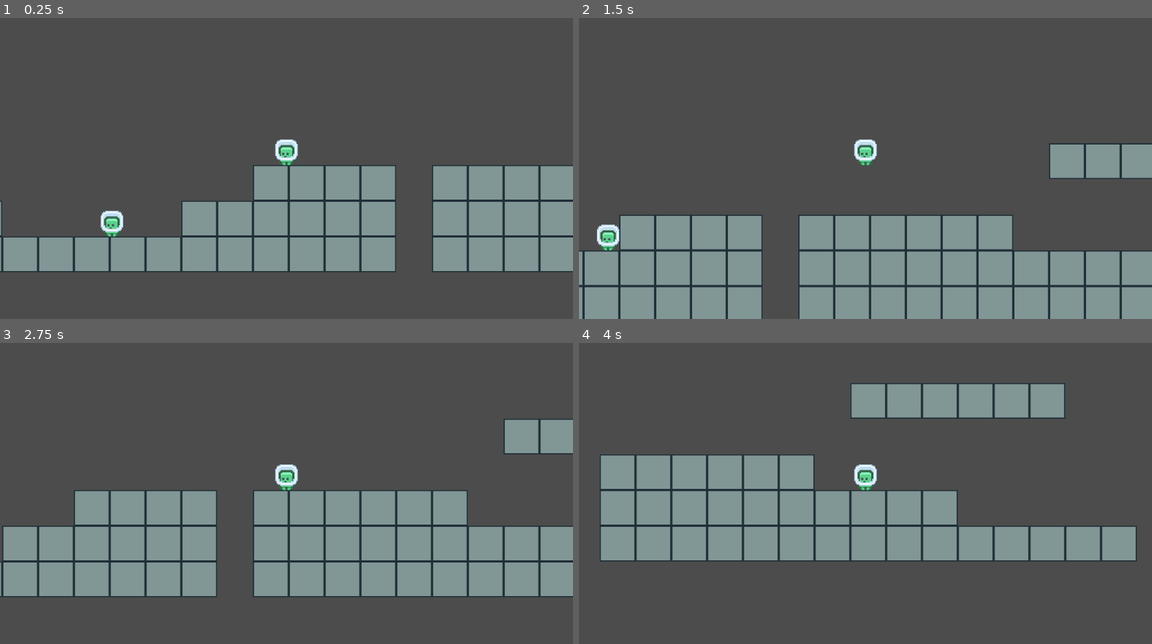
Above: before the commit, frames 1-4 (two rows, left to right).
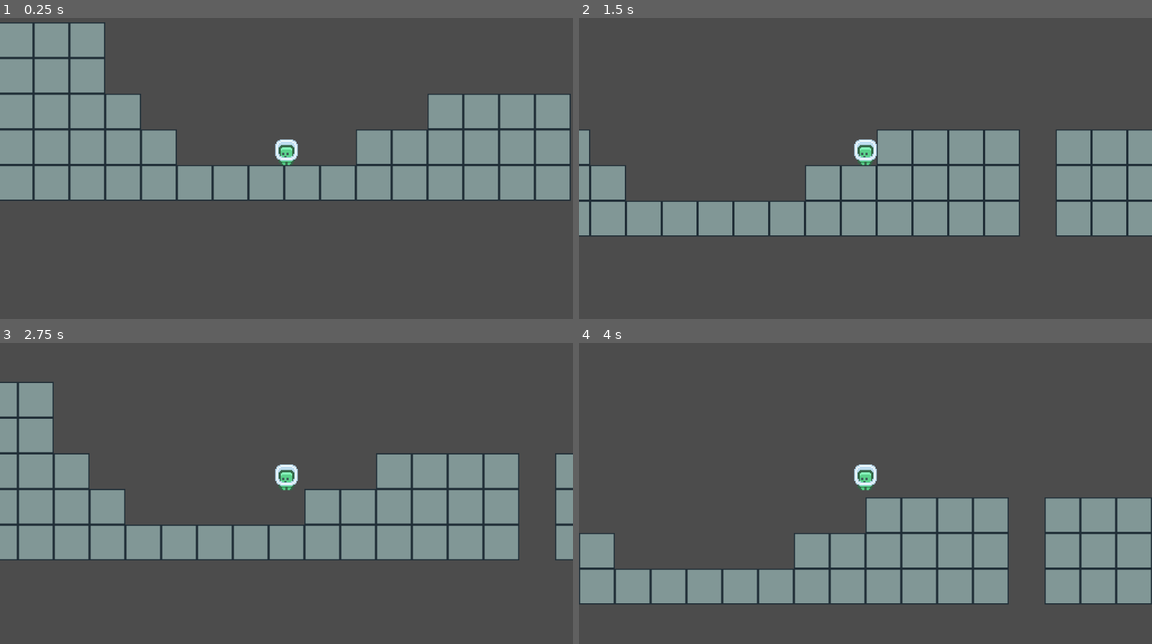
Above: after the commit, the same moments.

Repository: EncryptedCow/AGJ22
Game: Godot game, scene res://levels/test_level.tscn
Same seed, same stepped clock (60 frames per second), same inputs: the game is played once before the commit and once after it.
Inputs:
- Up to frame 1 (0.25 s): no input
- Up to frame 2 (1.5 s): tap Enter at 0.5 s; hold D (move_right) from 0.53 s (still down); tap W (jump) at 0.77 s
- Up to frame 3 (2.75 s): tap W (jump) at 1.52 s; release D (move_right) at 2.03 s; hold A (move_left) from 2.03 s (still down)
- Up to frame 4 (4 s): release A (move_left) at 2.78 s; hold D (move_right) from 2.78 s (still down); tap W (jump) at 3.02, 3.77 s

The runs differ from the first frame. In frame 1, 43% of the frame differs, in the area x 0-100%, y 1-85%; in frame 2, 43%; in frame 3, 30%; in frame 4, 36%.

Commit message:
Removed second player object lol

Diff:
--- a/levels/test_level.tscn
+++ b/levels/test_level.tscn
@@ -1,7 +1,6 @@
-[gd_scene load_steps=3 format=2]
+[gd_scene load_steps=2 format=2]
 
 [ext_resource path="res://levels/level.tscn" type="PackedScene" id=1]
-[ext_resource path="res://entities/player.tscn" type="PackedScene" id=2]
 
 [node name="TestLevel" instance=ExtResource( 1 )]
 
@@ -12,6 +11,3 @@
 position = Vector2( 258, 558 )
 jump_speed = 300
 gravity = 1000
-
-[node name="Player2" parent="." index="2" instance=ExtResource( 2 )]
-position = Vector2( 414, 489 )
